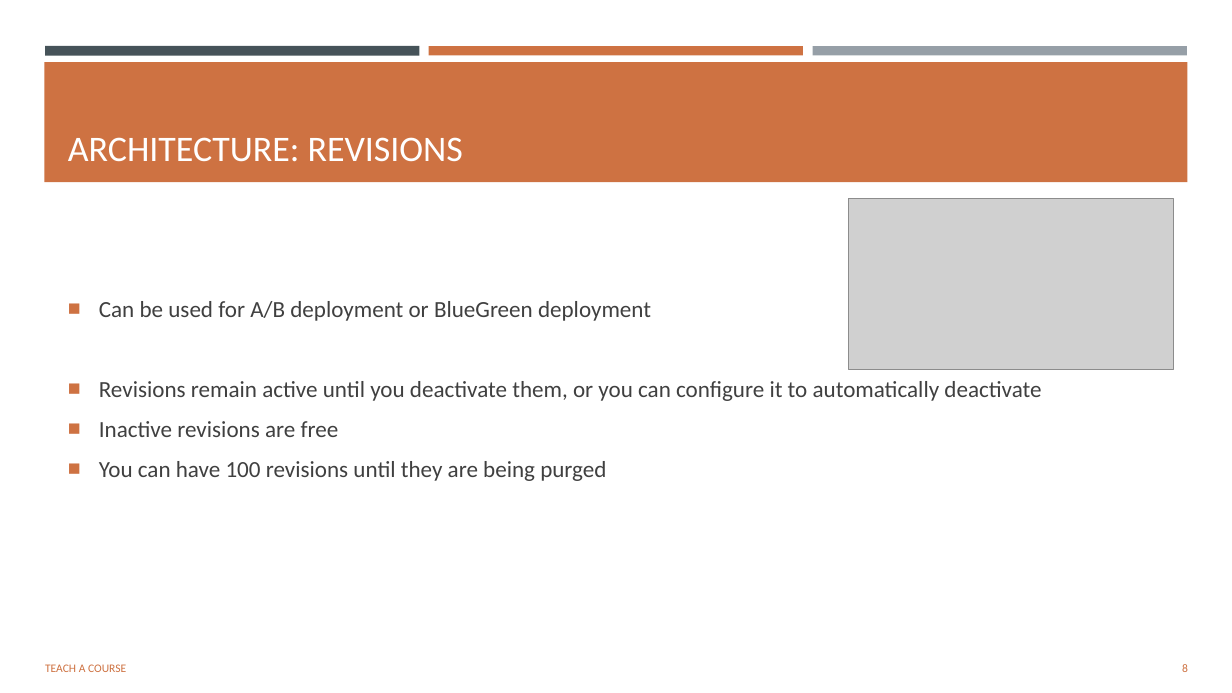
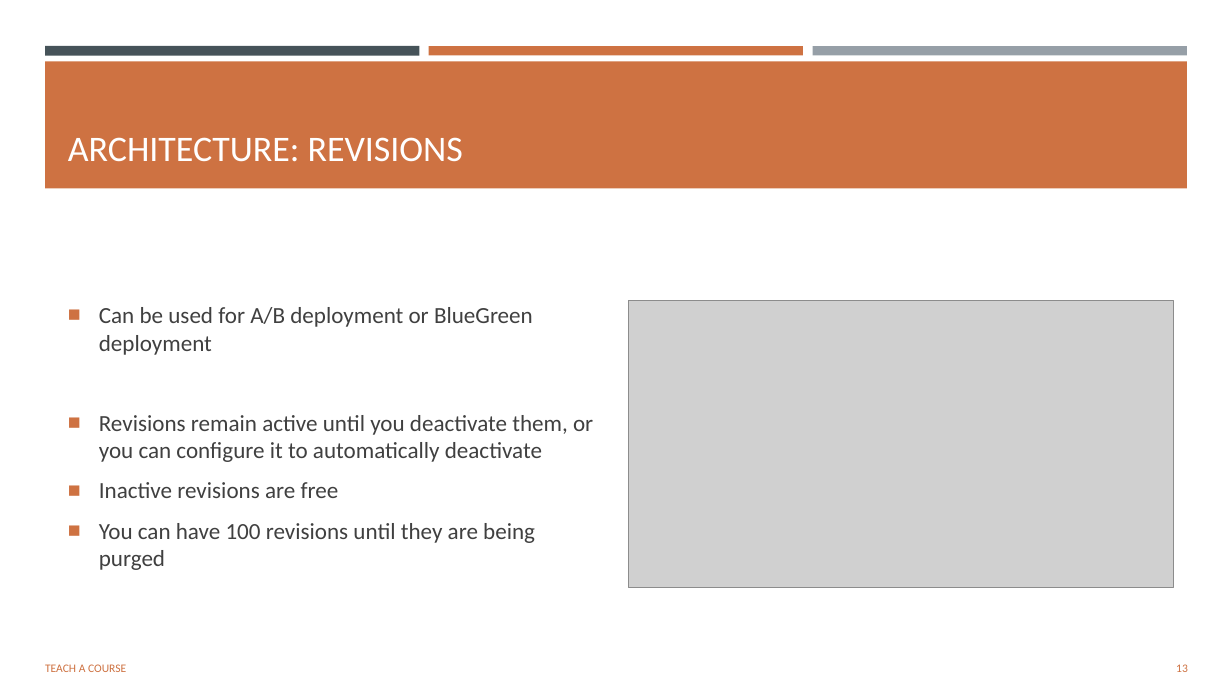
Before and after one commit to msjonathan/aca-demo, a slide deck: slide 13 of presentation/Application Container Apps.pptx (slide 8 before the commit). Drawn at 1232x693 pixels with LibreOffice and Linux fonts; fonts in the diff are those of the drawing; grey boxes stand for pictures. Boxes give left, top, right and bottom in pixels: in the first picture for what was removed or moved away, otherwise in the second. Text is boxed around its words. In the diff, an @@ line names an element or a change of style, - is before the commit and + after.

```diff
--- a/presentation/Application Container Apps.pptx
+++ b/presentation/Application Container Apps.pptx
@@ rectangle: place and size @@
-rectangle at box(44, 62, 1188, 182)
+rectangle at box(45, 61, 1188, 189)
@@ text "Can be used for A/B ..." at box(99, 307, 593, 570): vertical alignment middle to top @@
@@ picture: place and size @@
-picture at box(848, 199, 1173, 370)
+picture at box(628, 300, 1174, 588)
@@ page number at box(1176, 664, 1188, 672): text changed @@
-8
+13
```
Also in this commit, not shown: 7 other slides changed, 5 slides added, 9 slides removed, 2 other files.
